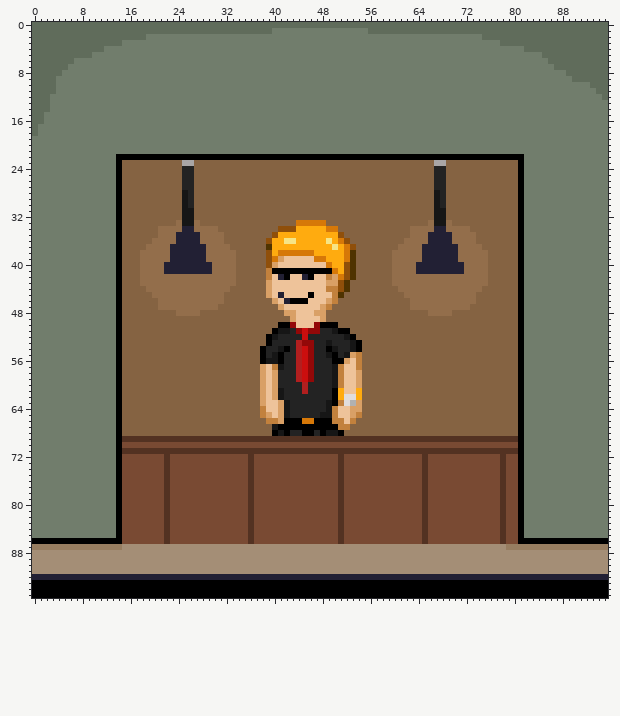
Sprite sheet -- HotelSimulationTheLock/Assets/Images/reception.png. Above: the version before the commit.
The file is 96x96 pixels. Colours within 5 levels of each other are drawn and written as one.
New version:
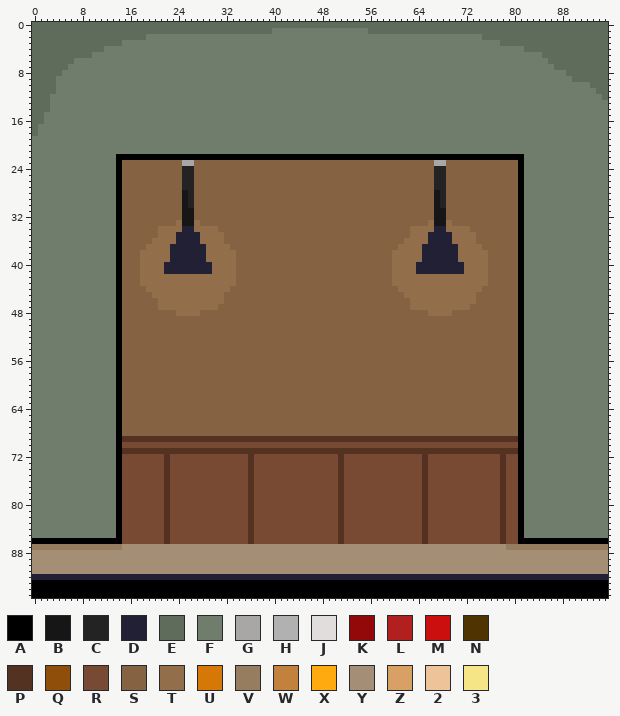
Palette (. is transparent): A #000000  B #161616  C #232323  D #222034  E #606c5b  F #717d6c  G #a9a6a6  H #b1b1b1  J #e1dddd  K #930808  L #b11f1f  M #cb0e0e  N #4f3300  P #533222  Q #8f4f0a  R #794a33  S #856342  T #936e4b  U #d67808  V #977d60  W #c2813d  X #ffab0f  Y #a48e76  Z #d9a066  2 #eec39a  3 #f6e586
What changed:
Changed rows in their new state; - is an unchanged pixel.
first column x 38:
33 ------SSSSS------
34 ---SSSSSSSSSS----
35 --SSSSSSSSSSSS---
36 -SSSSSSSSSSSSSS--
37 -SSSSSSSSSSSSSSS-
38 -SSSSSSSSSSSSSSS-
39 -SSSSSSSSSSSSSSS-
40 -SSSSSSSSSSSSSSS-
41 -SSSSSSSSSSSSSSS-
42 -SSSSSSSSSSSSSSS-
43 -SSSSSSSSSSSSSS--
44 -SSSSSSSSSSSSSS--
45 -SSSSSSSSSSSSS---
46 --SSSSSSSSSSS----
47 ---SSSSSSSSS-----
48 ----SSSSSSS------
49 -----SSSSSS------
50 ---SSSSSSSSSS----
51 --SSSSSSSSSSSSS--
52 -SSSSSSSSSSSSSSS-
53 -SSSSSSSSSSSSSSSS
54 SSSSSSSSSSSSSSSSS
55 SSSSSSSSSSSSSSSSS
56 SSSSSSSSSSSSSSSSS
57 SSSSSSSSSSSSSSSSS
58 SSSSSSSSSSSSSSSSS
59 SSSSSSSSSSSSSSSSS
60 SSSSSSSSSSSSSSSSS
61 SSSSSSSSSSSSSSSSS
62 SSSSSSSSSSSSSSSSS
63 SSSSSSSSSSSSSSSSS
64 SSSSSSSSSSSSSSSSS
65 SSSSSSSSSSSSSSSSS
66 -SSSSSSSSSSSSSSS-
67 --SSSSSSSSSSSSS--
68 --SSSSSSSSSSSS---
Boxes around the changes in both pictures, in picture pixels (x1, y1, x2, y2):
changed: (260, 220, 362, 436)
